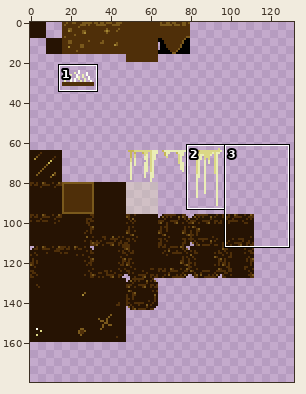
Sprite sheet, stored at assets/tileset.png. Above: a wide view before the commit, with the close-up outlined.
Close-up. Before the commit:
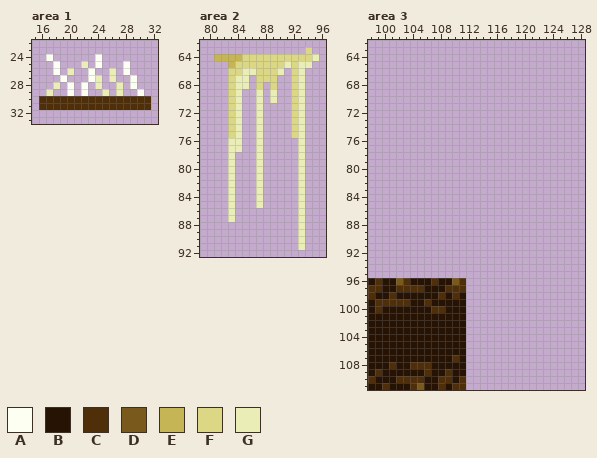
The file is 320x320 pixels. Shown: area 1: x 15..32, y 22..33; area 2: x 79..96, y 62..92; area 3: x 98..128, y 62..111. The wide view leaves out empty margins. The commit also changed other parts of the picture, which this record leaves out.
Palette (. is transparent): A #fdfff2  B #261303  C #4f2f09  D #7a591c  E #c6b555  F #dbd785  G #eaedb6
Pixels before, area 1, first column x 16:
24 .A......A.......
25 ..A...G.A...A...
26 ..A.G..A..G.A...
27 ...A...AG.G..A..
28 ..G.A.A.G..G.A..
29 .G..A.A..G.G..A.
30 CCCCCCCCCCCCCCCC
31 CCCCCCCCCCCCCCCC
Pixels before, area 2, first column x 81:
63 .............F.
64 EEEEFFFFFFFFFFG
65 ..EFFFFFFFGFGG.
66 ..FFGGFFFG.FG..
67 ..FGG.FFF..FG..
68 ..FGG.F.F..FG..
69 ..FG..G.G..FG..
70 ..FG..G.G..FG..
71 ..FG..G....FG..
72 ..FG..G....FG..
73 ..FG..G....FG..
74 ..FG..G....FG..
75 ..FG..G....FG..
76 ..GG..G.....G..
77 ..GG..G.....G..
78 ..G...G.....G..
79 ..G...G.....G..
80 ..G...G.....G..
81 ..G...G.....G..
82 ..G...G.....G..
83 ..G...G.....G..
84 ..G...G.....G..
85 ..G...G.....G..
86 ..G.........G..
87 ..G.........G..
88 ............G..
89 ............G..
90 ............G..
91 ............G..
Pixels before, area 3, first column x 98:
 96 BCBBDCBBBCBBDC
 97 CCBBCCCCBBBCCC
 98 CBBCBBBBBBCBCB
 99 BCCCCCBBCBBBBB
100 BCBBBBBBBCCBBB
101 BBBBBBBBBBBBBB
102 BBBBBBBBBBBBBB
103 BBBBBBBBBBBBBB
104 BBBBBBBBBBBBBB
105 BBBBBBBBBBBBBB
106 BBBBBBBBBBBBBB
107 BBBBBBBBBBBBCB
108 BBBCBBCCCBBBBB
109 BCBBBBBBCBBCBB
110 CBBBCCCCBBCCBC
111 BBCBBBCDBBCBCC
Now the later version:
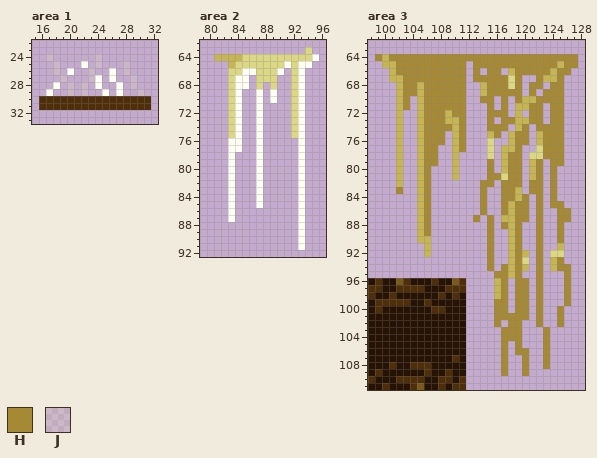
Colours new in this view: H #a58935  J #eaedb631
Difference:
Changed rows in their new state; - is an unchanged pixel.
Area 1:
first column x 17:
24 J------J------
25 -J---A-J---J--
26 -J-A--J--A-J--
27 --J---JA-A--J-
28 -A-J-J-A--A-J-
29 A--J-J--A-A--J
Area 2:
first column x 83:
64 ------------A
65 --------A-AA-
66 --AA---A--A--
67 -AA-------A--
68 -AA-------A--
69 -A--A-A---A--
70 -A--A-A---A--
71 -A--A-----A--
72 -A--A-----A--
73 -A--A-----A--
74 -A--A-----A--
75 -A--A-----A--
76 AA--A-----A--
77 AA--A-----A--
78 A---A-----A--
79 A---A-----A--
80 A---A-----A--
81 A---A-----A--
82 A---A-----A--
83 A---A-----A--
84 A---A-----A--
85 A---A-----A--
86 A---------A--
87 A---------A--
88 ----------A--
89 ----------A--
90 ----------A--
91 ----------A--
Area 3:
first column x 99:
 64 HEHHHHHHHHHHHHHHHHHHHHHHHHHHH
 65 -EEHHHHHHHHHH-HHHHHHHHHHHHEHH
 66 --EHHHHHHHHHH-H-HH-EHHHHHEHH-
 67 --EEHHHHHHHHH-HHHHHFH--HEEH--
 68 ---EHHEHHHHHH--EHHHFH-HH-HH--
 69 ---EHHEHHHHHH--EHHHHH-H-HHH--
 70 ---EH-EHHHHHH--HH-H-HEEHHHH--
 71 ---EH-EHHHHHH---H-H-EEHH-HH--
 72 ---E--EHHHEHH---HHH-E-HH-HH--
 73 ---E--EHHHEEH---H-HHEEHH-HH--
 74 ---E--EHHHHEH---HHH-EH-HHHH--
 75 ---E--EHHH-EH---EH-EHH-EHHH--
 76 ---E--EHHH-EH---F--EHH-EHHH--
 77 ---E--EHH--EH---F-EEH--FHHH--
 78 ---E--EHH--E----F-EHH-FFHHH--
 79 ---E--EHH--E----H-EHH-EH-HH--
 80 ---E--EH---E----H-EHH-EH-H---
 81 ---E--EH---E----HHFHH-EH-H---
 82 ---E--EH-------HH-HHH-HH-H---
 83 ---H--EH-------H--HHE-HH-H---
 84 ------EH-------H--HHEH-H-H---
 85 ------EH-------H--HEHH-H-HH--
 86 ------EH-------H--HEHH-H--HH-
 87 ------EH------H-H-EEHH-H--HH-
 88 ------EH--------H-HEH--H--H--
 89 ------EH--------H--EH--H--H--
 90 ------EE--------H--EH--H--H--
 91 -------E--------H--EH--H--E--
 92 -------E--------H--EHE-H-FF--
 93 ----------------H--EHF-H-EH--
 94 ----------------H-HEHE-H-EHH-
 95 -----------------HHEH--H---H-
 96 -----------------EH-HH-H---H-
 97 -----------------EH-HH-H---H-
 98 -----------------EH-HH-H---H-
 99 -----------------HH-HH-H---H-
100 -----------------HH-HH-H--H--
101 -----------------HHHHH-H--H--
102 -----------------H-HH--H--H--
103 ------------------HHH---H----
104 ------------------HHH---H----
105 ------------------H-H---H----
106 ------------------H-HH--H----
107 ------------------H--H--H----
108 ------------------H--H--H----
109 ------------------H--H-------
